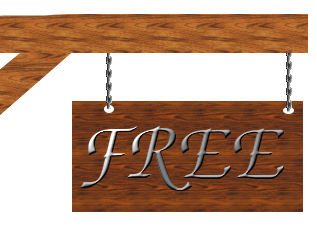
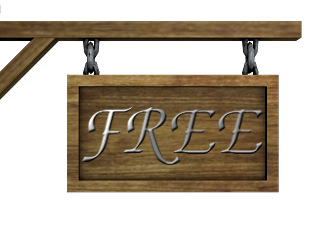
Layered file, before and after one edit (317 x 232). Changes by layer:
added layer "FREE#1" above "FREE" over <box>81,106,263,165</box>
hid "FREE" over <box>80,125,284,191</box>
hid "Calque Copié" over <box>0,14,308,116</box>
hid "chain.gif" over <box>96,38,292,112</box>
hid "Nouveau calque#1" over <box>72,101,303,212</box>
added layer "logo2.png" above "Nouveau calque" over <box>0,5,302,193</box>
